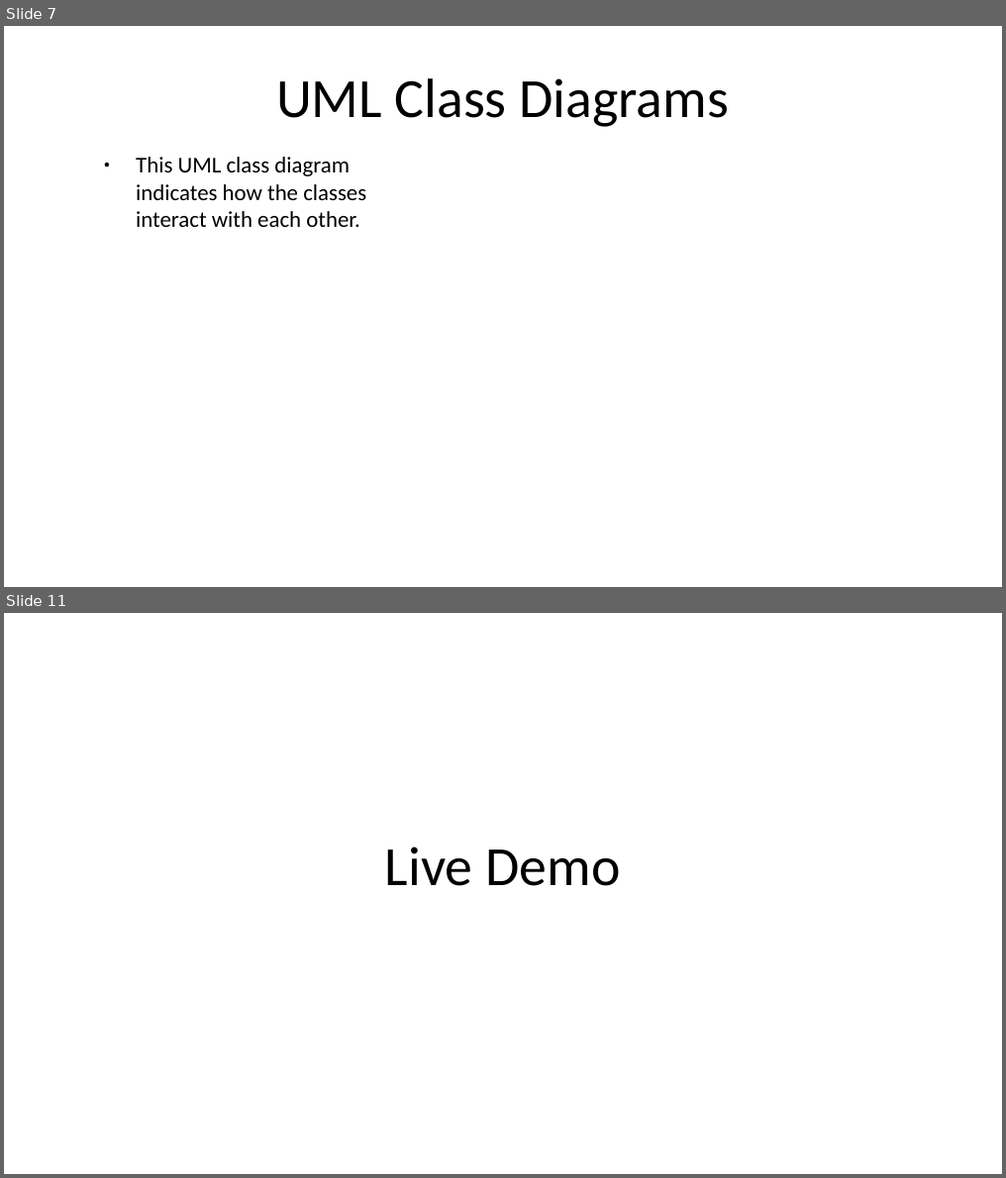
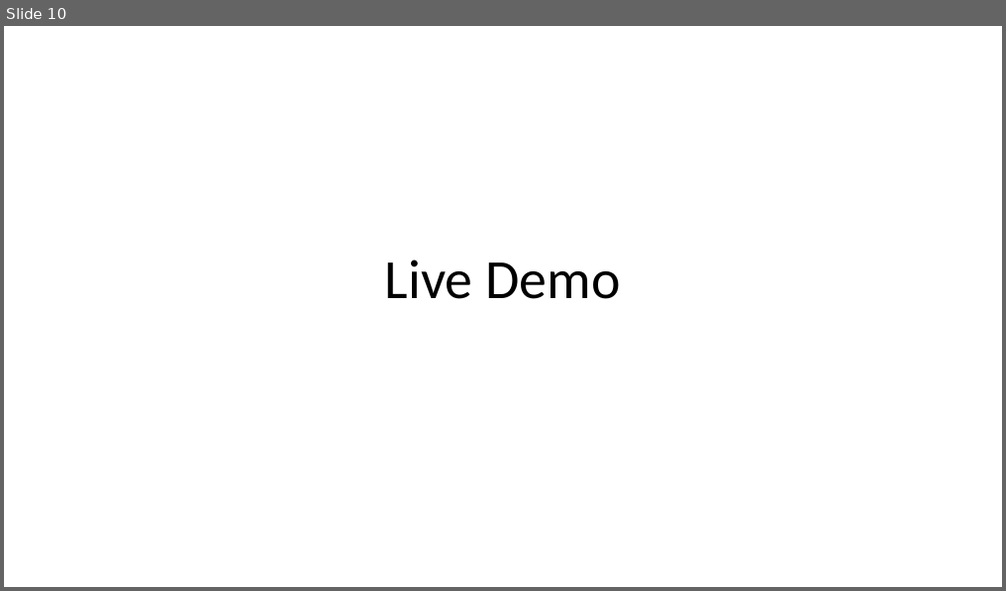
Before and after one commit to Peter-Dagley/Movie-Website, a slide deck: Documentation/Cinema Project Presentation.odp. Shown one above the other, each under a label of ours: slides 7 and 11 before the commit, slide 10 after it; the slides between them are not shown. The pictures are 1006x1178 and 1006x591 pixels, drawn with LibreOffice and Linux fonts; fonts in the diff are those of the drawing. Boxes give left, top, right and bottom in pixels: in the first picture for what was removed or moved away, otherwise in the second. Text is boxed around its words. In the diff, an @@ line names an element or a change of style, - is before the commit and + after.

```diff
--- a/Documentation/Cinema Project Presentation.odp
+++ b/Documentation/Cinema Project Presentation.odp
@@ slide 7 removed at (x1=4, y1=26, x2=1002, y2=587), background #FFFFFF @@
@@ title removed at (x1=276, y1=78, x2=729, y2=127) @@
-UML Class Diagrams
@@ text removed at (x1=136, y1=157, x2=366, y2=227) @@
-● This UML class diagram indicates how the classes interact with each other.
@@ what was slide 11 is now slide 10 @@
```
Also in this commit, not shown: 7 slides changed, 5 slides added, 5 other slides removed.
